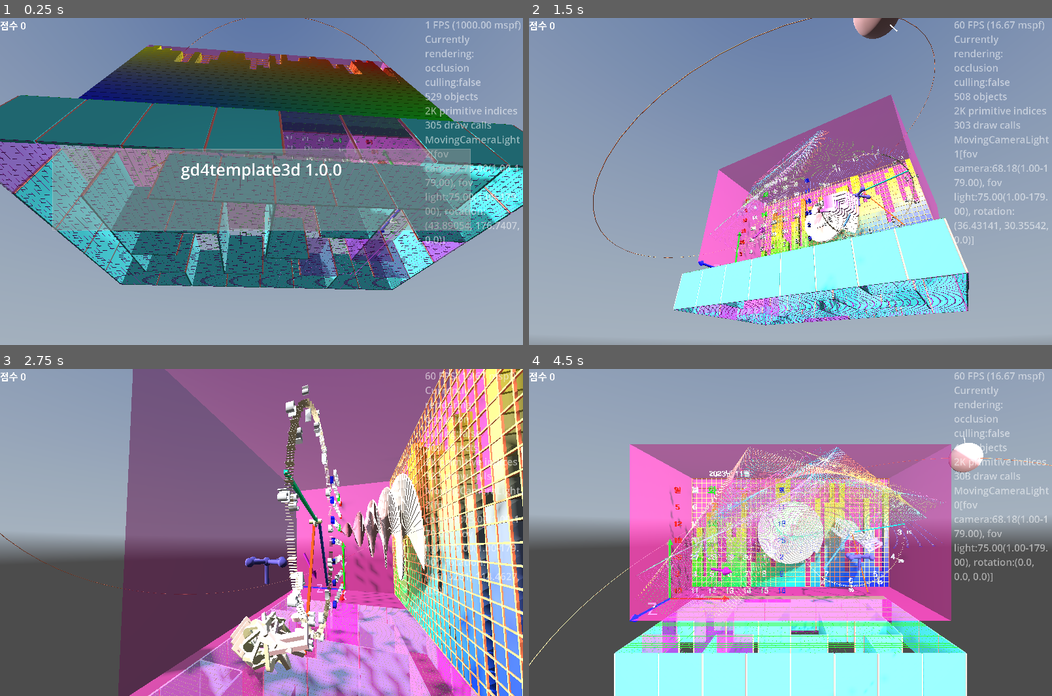
Above: before the commit, frames 1-4 (two rows, left to right).
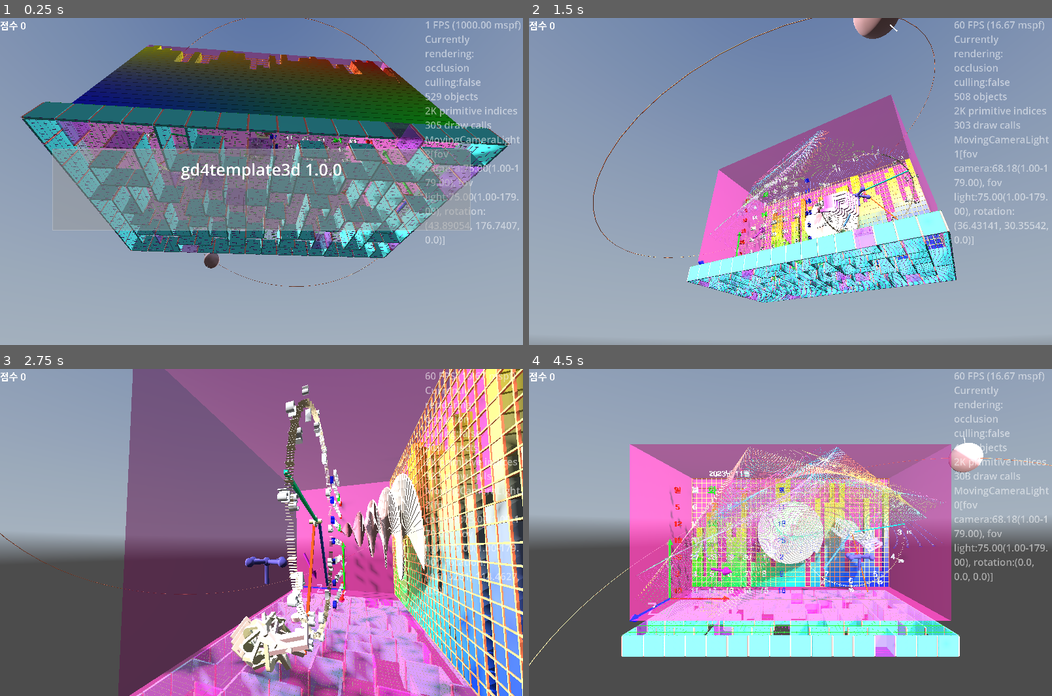
Above: after the commit, the same moments.

Repository: kasworld/gd4template3d
Game: Godot game, scene res://main.tscn
The game is run twice, just before and just after one commit, with the same random seed, the same clock (stepped at 60 frames per second) and the same inputs. A sky picture missing from this copy of the repository is replaced by a grey-blue gradient.
Inputs (mouse positions are in pixels of both pictures, inside the frame that each line leads up to):
- Up to frame 1 (0.25 s): no input
- Up to frame 2 (1.5 s): tap Enter at 0.5, 0.6 s; move the mouse to (905, 165) at 0.52 s; click (905, 165) at 0.67 s; move the mouse to (685, 197) at 1.27 s; tap Delete at 1.35 s; click (685, 197) at 1.42 s
- Up to frame 3 (2.75 s): move the mouse to (313, 460) at 2.02 s; tap Enter at 2.1 s; click (313, 460) at 2.17 s
- Up to frame 4 (4.5 s): move the mouse to (764, 597) at 2.77 s; tap Delete at 2.85, 4.35 s; click (764, 597) at 2.92 s; move the mouse to (947, 581) at 3.52 s; tap Enter at 3.6 s; click (947, 581) at 3.67 s; move the mouse to (633, 483) at 4.27 s; click (633, 483) at 4.42 s

The runs differ from the first frame. In frame 1, 37% of the frame differs, in the area x 0-100%, y 23-84%; in frame 2, 11%; in frame 3, 7.8%; in frame 4, 15%.

Commit message:
update maze3d_demo

Diff:
--- a/main.gd
+++ b/main.gd
@@ -78,10 +78,9 @@
 
 func maze3d_demo() -> void:
 	var ms := Maze3DSetting.new_default()
-	ms.MazeSize = Vector2i(8,5)
-	ms.MazeSize += Vector2i(randi_range(-1,1), randi_range(-1,1) )
-	ms.StoryH = WorldSize.y /4
+	ms.MazeSize = Vector2i(16,9)
 	ms.LaneW = WorldSize.x/ms.MazeSize.x
+	ms.StoryH = ms.LaneW
 	$Maze3D.init_with_color(
 		ms,
 		Callable(),
